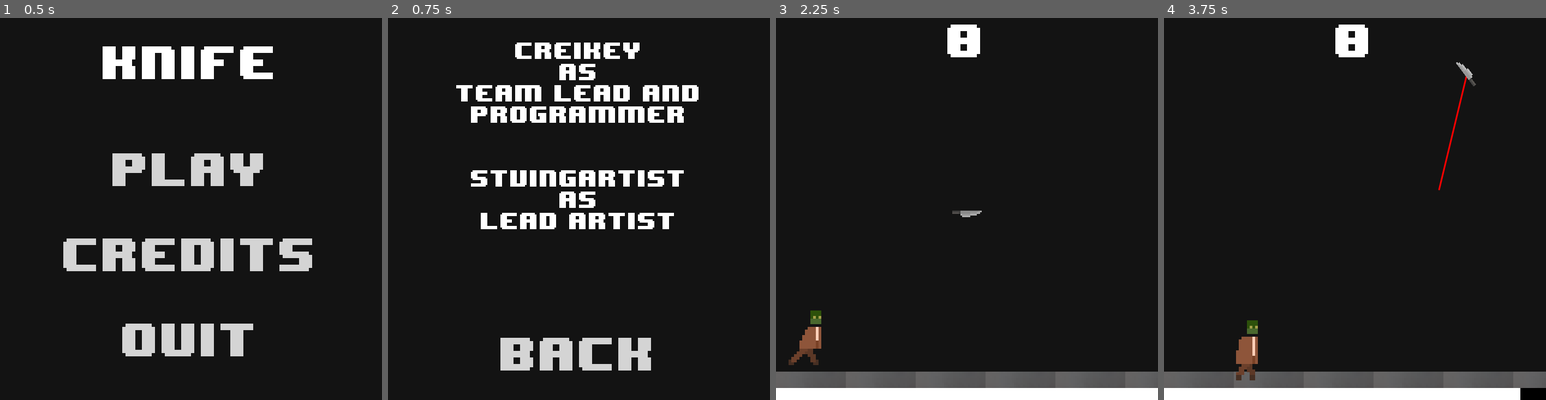
Above: before the commit, frames 1-4 (left to right).
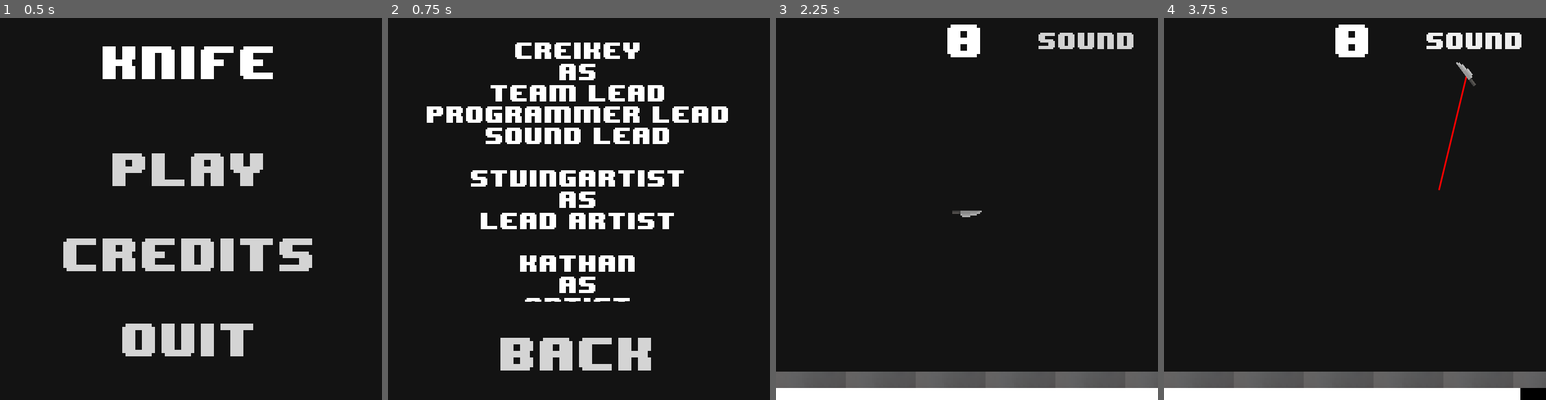
Above: after the commit, the same moments.

Repository: ljhs-games/week-74
Game: Godot game, scene res://scenes/TitleScreen.tscn
Same seed, same stepped clock (60 frames per second), same inputs: the game is played once before the commit and once after it.
Inputs (mouse positions are in pixels of both pictures, inside the frame that each line leads up to):
- Up to frame 1 (0.5 s): no input
- Up to frame 2 (0.75 s): click "Credits" at 0.5 s
- Up to frame 3 (2.25 s): click "Back" at 1.25 s; click "Play" at 2 s
- Up to frame 4 (3.75 s): click (1477, 40) at 2.75 s, where only the run after the commit has a clickable "Sound"; move the mouse to (1439, 189) at 3.52 s; click (1439, 189) at 3.6 s

Frame 1 is identical in both runs. In frame 2, 6.2% of the frame differs, in the area x 10-89%, y 17-75%; in frame 3, 1.3%; in frame 4, 1.4%.

Commit message:
Add sound, fix bugs, improve knife physics

Diff:
--- a/src/GameState.gd
+++ b/src/GameState.gd
@@ -17,11 +17,10 @@
 
 func _set_score(new_score):
 	score = new_score
-	print("scored: ", new_score)
+	#print("scored: ", new_score)
 	emit_signal("scored", new_score)
 
 func _set_dead(new_dead):
 	dead = new_dead
 	if new_dead == true:
-		print("dead!")
 		emit_signal("dead")
--- a/src/nodes/credits-text/CreditsText.gd
+++ b/src/nodes/credits-text/CreditsText.gd
@@ -7,12 +7,23 @@
 var credits = """
 creikey
 as
-Team Lead and Programmer
-
+Team Lead, Programmer Lead, Sound Lead
 
 Stving_artist
 as
 Lead Artist
+
+Kathan
+as
+Artist
+
+Agoldberg
+as
+Programmer
+
+Michael
+as
+Left the Club
 """
 
 func _ready():
--- a/src/nodes/escape-listener/EscapeListener.gd
+++ b/src/nodes/escape-listener/EscapeListener.gd
@@ -10,8 +10,10 @@
 
 func _input(event):
 	if event.is_action_pressed("leave"):
+		print("leaving")
 		set_process(true)
 	elif event.is_action_released("leave"):
+		print("stopping leaving")
 		set_process(false)
 		leave_counter = 0.0
 		modulate.a = 0.0
--- a/src/nodes/player/Player.gd
+++ b/src/nodes/player/Player.gd
@@ -28,7 +28,7 @@
 	$RotationTween.start()
 
 func _on_Knife_body_entered(body):
-	if cutting and body.is_in_group("zombie"):
+	if body.is_in_group("zombie"):
 		body.stab((target_pos - $Knife.global_position).normalized())
 
 func _on_SwipeTween_tween_completed(object, key):
--- a/src/nodes/score-counter/ScoreCounter.gd
+++ b/src/nodes/score-counter/ScoreCounter.gd
@@ -2,6 +2,7 @@
 
 func _ready():
 	GameState.connect("scored", self, "_on_ScoreCounter_scored")
+	_on_ScoreCounter_scored(GameState.score)
 
 func _on_ScoreCounter_scored(new_score):
 	text = str(new_score)
--- /dev/null
+++ b/src/nodes/sound-toggle/SoundToggle.gd
@@ -0,0 +1,5 @@
+extends Button
+
+func _on_SoundToggle_pressed():
+	print("pressed")
+	AudioServer.set_bus_mute(0, !AudioServer.is_bus_mute(0))
--- /dev/null
+++ b/src/nodes/sound-toggle/SoundToggle.tscn
@@ -0,0 +1,76 @@
+[gd_scene load_steps=8 format=2]
+
+[ext_resource path="res://assets/main-font/Medium.tres" type="DynamicFont" id=1]
+[ext_resource path="res://nodes/sound-toggle/SoundToggle.gd" type="Script" id=2]
+
+[sub_resource type="StyleBoxEmpty" id=1]
+
+content_margin_left = -1.0
+content_margin_right = -1.0
+content_margin_top = -1.0
+content_margin_bottom = -1.0
+
+[sub_resource type="StyleBoxEmpty" id=2]
+
+content_margin_left = -1.0
+content_margin_right = -1.0
+content_margin_top = -1.0
+content_margin_bottom = -1.0
+
+[sub_resource type="StyleBoxEmpty" id=3]
+
+content_margin_left = -1.0
+content_margin_right = -1.0
+content_margin_top = -1.0
+content_margin_bottom = -1.0
+
+[sub_resource type="StyleBoxEmpty" id=4]
+
+content_margin_left = -1.0
+content_margin_right = -1.0
+content_margin_top = -1.0
+content_margin_bottom = -1.0
+
+[sub_resource type="StyleBoxEmpty" id=5]
+
+content_margin_left = -1.0
+content_margin_right = -1.0
+content_margin_top = -1.0
+content_margin_bottom = -1.0
+
+[node name="SoundToggle" type="Button"]
+
+anchor_left = 1.0
+anchor_top = 0.0
+anchor_right = 1.0
+anchor_bottom = 0.0
+margin_left = -257.0
+margin_bottom = 79.0
+rect_pivot_offset = Vector2( 0, 0 )
+rect_clip_content = false
+focus_mode = 2
+mouse_filter = 0
+mouse_default_cursor_shape = 0
+size_flags_horizontal = 1
+size_flags_vertical = 1
+custom_styles/hover = SubResource( 1 )
+custom_styles/pressed = SubResource( 2 )
+custom_styles/focus = SubResource( 3 )
+custom_styles/disabled = SubResource( 4 )
+custom_styles/normal = SubResource( 5 )
+custom_fonts/font = ExtResource( 1 )
+custom_colors/font_color_disabled = Color( 0.226562, 0.226562, 0.226562, 1 )
+custom_colors/font_color = Color( 0.824219, 0.824219, 0.824219, 1 )
+custom_colors/font_color_hover = Color( 1, 1, 1, 1 )
+custom_colors/font_color_pressed = Color( 0.15625, 0.15625, 0.15625, 1 )
+toggle_mode = false
+enabled_focus_mode = 2
+shortcut = null
+group = null
+text = "Sound"
+flat = false
+align = 1
+script = ExtResource( 2 )
+_sections_unfolded = [ "custom_colors", "custom_fonts", "custom_styles" ]
+
+[connection signal="pressed" from="." to="." method="_on_SoundToggle_pressed"]
--- a/src/nodes/time-counter/TimeCounter.gd
+++ b/src/nodes/time-counter/TimeCounter.gd
@@ -1,9 +1,19 @@
 extends ProgressBar
 
 func _ready():
+	GameState.score = 0
+	GameState.time_left = GameState.max_time
 	min_value = 0.0
 	max_value = GameState.max_time
+	GameState.connect("game_over", self, "_on_GameState_game_over")
+	GameState.connect("dead", self, "_on_GameState_dead")
 	set_process(true)
+
+func _on_GameState_game_over():
+	get_tree().change_scene("res://scenes/Score.tscn")
+
+func _on_GameState_dead():
+	get_tree().change_scene("res://scenes/Dead.tscn")
 
 func _process(delta):
 	GameState.time_left -= delta
--- /dev/null
+++ b/src/nodes/zombie-spawner/ZombieSpawner.gd
@@ -0,0 +1,27 @@
+extends Node2D
+
+const zombie_pack = preload("res://nodes/zombie/Zombie.tscn")
+const spawn_times = Vector2(1.5, 4.0)
+
+var cur_spawn_time = spawn_times.y
+var spawn_counter = 0.0
+
+func _ready():
+	set_process(true)
+
+func _process(delta):
+	spawn_counter += delta
+	if spawn_counter > cur_spawn_time:
+		spawn_zombie()
+		reset_spawntime()
+
+func spawn_zombie():
+	var cur_zombie = zombie_pack.instance()
+	add_child(cur_zombie)
+	cur_zombie.global_position = Vector2(rand_range(50, 650), -200)
+	if cur_zombie.global_position.x > 350:
+		cur_zombie.flip_h = true
+
+func reset_spawntime():
+	spawn_counter = 0.0
+	cur_spawn_time = rand_range(spawn_times.x, spawn_times.y)
--- /dev/null
+++ b/src/nodes/zombie-spawner/ZombieSpawner.tscn
@@ -0,0 +1,7 @@
+[gd_scene load_steps=2 format=2]
+
+[ext_resource path="res://nodes/zombie-spawner/ZombieSpawner.gd" type="Script" id=1]
+
+[node name="ZombieSpawner" type="Node2D"]
+
+script = ExtResource( 1 )
--- a/src/nodes/zombie/Zombie.gd
+++ b/src/nodes/zombie/Zombie.gd
@@ -3,8 +3,8 @@
 
 export var flip_h = false setget _set_flip_h
 const walk_timer = Vector2(1.0, 3.0)
-const walk_impulse = 300.0
-const stab_impulse = 500.0
+const walk_impulse = 150.0
+const stab_impulse = 400.0
 const fade_time = 0.5
 const pain_times = Vector2(0.2, 0.2)
 const max_health = 3
@@ -30,7 +30,7 @@
 		apply_impulse(Vector2(), Vector2((int(flip_h)*-2 + 1)*walk_impulse, 0))
 
 func _on_VisibilityNotifier2D_screen_exited():
-	GameState.score += 1
+	get_node("/root/GameState").score += 1
 	queue_free()
 
 func die():
@@ -49,11 +49,11 @@
 		die()
 	else:
 		show_pain()
-	print("Stabbed: ", in_dir)
-	apply_impulse(Vector2(), Vector2(in_dir.x*stab_impulse, 0))
+	#apply_impulse(Vector2(), Vector2(in_dir.x*stab_impulse, 0))
+	apply_impulse(Vector2(), in_dir*stab_impulse)
 
 func _on_FadeTween_tween_completed(object, key):
-	GameState.score += max_health
+	get_node("/root/GameState").score += max_health
 	queue_free()
 
 func _on_PainTween_tween_completed(object, key):
--- a/src/nodes/zombie/Zombie.tscn
+++ b/src/nodes/zombie/Zombie.tscn
@@ -47,13 +47,14 @@
 __meta__ = {
 "_edit_group_": true
 }
+flip_h = false
 
 [node name="AnimatedSprite" type="AnimatedSprite" parent="." index="0"]
 
 scale = Vector2( 5, 5 )
 frames = SubResource( 1 )
 animation = "default"
-frame = 5
+frame = 4
 playing = true
 flip_h = true
 _sections_unfolded = [ "Transform" ]
--- a/src/project.godot
+++ b/src/project.godot
@@ -49,11 +49,8 @@
 
 [input]
 
-leave=[ Object(InputEventKey,"resource_local_to_scene":false,"resource_name":"","device":0,"alt":false,"shift":false,"control":false,"meta":false,"command":false,"pressed":false,"scancode":16777217,"unicode":0,"echo":false,"script":null)
-, Object(InputEventJoypadButton,"resource_local_to_scene":false,"resource_name":"","device":0,"button_index":10,"pressure":0.0,"pressed":false,"script":null)
- ]
-fire=[ Object(InputEventMouseButton,"resource_local_to_scene":false,"resource_name":"","device":0,"alt":false,"shift":false,"control":false,"meta":false,"command":false,"button_mask":0,"position":Vector2( 0, 0 ),"global_position":Vector2( 0, 0 ),"factor":1.0,"button_index":1,"pressed":false,"doubleclick":false,"script":null)
-, Object(InputEventJoypadButton,"resource_local_to_scene":false,"resource_name":"","device":0,"button_index":0,"pressure":0.0,"pressed":false,"script":null)
+leave=[ Object(InputEventJoypadButton,"resource_local_to_scene":false,"resource_name":"","device":0,"button_index":10,"pressure":0.0,"pressed":false,"script":null)
+, Object(InputEventKey,"resource_local_to_scene":false,"resource_name":"","device":0,"alt":false,"shift":false,"control":false,"meta":false,"command":false,"pressed":false,"scancode":16777217,"unicode":0,"echo":false,"script":null)
  ]
 g_up=[ Object(InputEventKey,"resource_local_to_scene":false,"resource_name":"","device":0,"alt":false,"shift":false,"control":false,"meta":false,"command":false,"pressed":false,"scancode":87,"unicode":0,"echo":false,"script":null)
 , Object(InputEventKey,"resource_local_to_scene":false,"resource_name":"","device":0,"alt":false,"shift":false,"control":false,"meta":false,"command":false,"pressed":false,"scancode":16777232,"unicode":0,"echo":false,"script":null)
--- /dev/null
+++ b/src/scenes/Dead.tscn
@@ -0,0 +1,100 @@
+[gd_scene load_steps=4 format=2]
+
+[ext_resource path="res://assets/main-font/Big.tres" type="DynamicFont" id=1]
+[ext_resource path="res://nodes/travel-button/TravelButton.tscn" type="PackedScene" id=2]
+[ext_resource path="res://nodes/quit-button/QuitButton.tscn" type="PackedScene" id=3]
+
+[node name="TitleScreen" type="Node2D"]
+
+[node name="CanvasLayer" type="CanvasLayer" parent="." index="0"]
+
+layer = 1
+offset = Vector2( 0, 0 )
+rotation = 0.0
+scale = Vector2( 1, 1 )
+transform = Transform2D( 1, 0, 0, 1, 0, 0 )
+
+[node name="MarginContainer" type="MarginContainer" parent="CanvasLayer" index="0"]
+
+anchor_left = 0.0
+anchor_top = 0.0
+anchor_right = 1.0
+anchor_bottom = 1.0
+rect_pivot_offset = Vector2( 0, 0 )
+rect_clip_content = false
+mouse_filter = 0
+mouse_default_cursor_shape = 0
+size_flags_horizontal = 1
+size_flags_vertical = 1
+_sections_unfolded = [ "Anchor", "Margin" ]
+
+[node name="VBoxContainer" type="VBoxContainer" parent="CanvasLayer/MarginContainer" index="0"]
+
+anchor_left = 0.0
+anchor_top = 0.0
+anchor_right = 0.0
+anchor_bottom = 0.0
+margin_left = 8.0
+margin_right = 700.0
+margin_bottom = 700.0
+rect_pivot_offset = Vector2( 0, 0 )
+rect_clip_content = false
+mouse_filter = 1
+mouse_default_cursor_shape = 0
+size_flags_horizontal = 1
+size_flags_vertical = 1
+alignment = 0
+_sections_unfolded = [ "Anchor", "Rect" ]
+
+[node name="Label" type="Label" parent="CanvasLayer/MarginContainer/VBoxContainer" index="0"]
+
+anchor_left = 0.0
+anchor_top = 0.0
+anchor_right = 0.0
+anchor_bottom = 0.0
+margin_right = 692.0
+margin_bottom = 172.0
+rect_pivot_offset = Vector2( 0, 0 )
+rect_clip_content = false
+mouse_filter = 2
+mouse_default_cursor_shape = 0
+size_flags_horizontal = 3
+size_flags_vertical = 3
+custom_fonts/font = ExtResource( 1 )
+text = "Stood Too Still"
+align = 1
+autowrap = true
+percent_visible = 1.0
+lines_skipped = 0
+max_lines_visible = -1
+_sections_unfolded = [ "Size Flags", "Theme", "custom_fonts" ]
+
+[node name="TravelButton" parent="CanvasLayer/MarginContainer/VBoxContainer" index="1" instance=ExtResource( 2 )]
+
+margin_top = 176.0
+margin_right = 692.0
+margin_bottom = 348.0
+size_flags_horizontal = 3
+size_flags_vertical = 3
+custom_fonts/font = ExtResource( 1 )
+text = "Try Again"
+_sections_unfolded = [ "Size Flags", "Theme", "custom_fonts" ]
+target_scene = "res://scenes/Game.tscn"
+
+[node name="TravelButton2" parent="CanvasLayer/MarginContainer/VBoxContainer" index="2" instance=ExtResource( 2 )]
+
+margin_top = 352.0
+margin_right = 692.0
+margin_bottom = 524.0
+size_flags_horizontal = 3
+size_flags_vertical = 3
+custom_fonts/font = ExtResource( 1 )
+text = "Credits"
+_sections_unfolded = [ "Size Flags", "Theme", "custom_fonts" ]
+target_scene = "res://scenes/Credits.tscn"
+
+[node name="QuitButton" parent="CanvasLayer/MarginContainer/VBoxContainer" index="3" instance=ExtResource( 3 )]
+
+margin_top = 528.0
+margin_right = 692.0
+margin_bottom = 700.0
--- a/src/scenes/Game.tscn
+++ b/src/scenes/Game.tscn
@@ -1,11 +1,13 @@
-[gd_scene load_steps=7 format=2]
+[gd_scene load_steps=9 format=2]
 
 [ext_resource path="res://nodes/escape-listener/EscapeListener.tscn" type="PackedScene" id=1]
 [ext_resource path="res://nodes/score-counter/ScoreCounter.tscn" type="PackedScene" id=2]
 [ext_resource path="res://nodes/time-counter/TimeCounter.tscn" type="PackedScene" id=3]
-[ext_resource path="res://nodes/floor/Floor.tscn" type="PackedScene" id=4]
-[ext_resource path="res://nodes/zombie/Zombie.tscn" type="PackedScene" id=5]
-[ext_resource path="res://nodes/player/Player.tscn" type="PackedScene" id=6]
+[ext_resource path="res://nodes/sound-toggle/SoundToggle.tscn" type="PackedScene" id=4]
+[ext_resource path="res://nodes/floor/Floor.tscn" type="PackedScene" id=5]
+[ext_resource path="res://nodes/zombie-spawner/ZombieSpawner.tscn" type="PackedScene" id=6]
+[ext_resource path="res://nodes/player/Player.tscn" type="PackedScene" id=7]
+[ext_resource path="res://assets/knife-theme.ogg" type="AudioStream" id=8]
 
 [node name="Game" type="Node2D" index="0"]
 
@@ -43,14 +45,22 @@
 margin_right = 0.0
 margin_bottom = 0.0
 
-[node name="Floor" parent="." index="1" instance=ExtResource( 4 )]
+[node name="SoundToggle" parent="UI" index="3" instance=ExtResource( 4 )]
+
+[node name="Floor" parent="." index="1" instance=ExtResource( 5 )]
 
 position = Vector2( 0, 650 )
 _sections_unfolded = [ "Transform" ]
 
-[node name="Zombie" parent="." index="2" instance=ExtResource( 5 )]
+[node name="ZombieSpawner" parent="." index="2" instance=ExtResource( 6 )]
 
-position = Vector2( 57.943, 573.525 )
-_sections_unfolded = [ "Angular", "Applied Forces", "Linear", "Transform" ]
+[node name="Player" parent="." index="3" instance=ExtResource( 7 )]
 
-[node name="Player" parent="." index="3" instance=ExtResource( 6 )]
+[node name="AudioStreamPlayer" type="AudioStreamPlayer" parent="." index="4"]
+
+stream = ExtResource( 8 )
+volume_db = -5.0
+pitch_scale = 1.0
+autoplay = true
+mix_target = 0
+bus = "Master"
--- /dev/null
+++ b/src/scenes/Score.tscn
@@ -0,0 +1,107 @@
+[gd_scene load_steps=5 format=2]
+
+[ext_resource path="res://assets/main-font/Big.tres" type="DynamicFont" id=1]
+[ext_resource path="res://nodes/score-counter/ScoreCounter.tscn" type="PackedScene" id=2]
+[ext_resource path="res://nodes/travel-button/TravelButton.tscn" type="PackedScene" id=3]
+[ext_resource path="res://nodes/quit-button/QuitButton.tscn" type="PackedScene" id=4]
+
+[node name="TitleScreen" type="Node2D"]
+
+[node name="CanvasLayer" type="CanvasLayer" parent="." index="0"]
+
+layer = 1
+offset = Vector2( 0, 0 )
+rotation = 0.0
+scale = Vector2( 1, 1 )
+transform = Transform2D( 1, 0, 0, 1, 0, 0 )
+
+[node name="MarginContainer" type="MarginContainer" parent="CanvasLayer" index="0"]
+
+anchor_left = 0.0
+anchor_top = 0.0
+anchor_right = 1.0
+anchor_bottom = 1.0
+rect_pivot_offset = Vector2( 0, 0 )
+rect_clip_content = false
+mouse_filter = 0
+mouse_default_cursor_shape = 0
+size_flags_horizontal = 1
+size_flags_vertical = 1
+_sections_unfolded = [ "Anchor", "Margin" ]
+
+[node name="VBoxContainer" type="VBoxContainer" parent="CanvasLayer/MarginContainer" index="0"]
+
+anchor_left = 0.0
+anchor_top = 0.0
+anchor_right = 0.0
+anchor_bottom = 0.0
+margin_left = 8.0
+margin_right = 700.0
+margin_bottom = 700.0
+rect_pivot_offset = Vector2( 0, 0 )
+rect_clip_content = false
+mouse_filter = 1
+mouse_default_cursor_shape = 0
+size_flags_horizontal = 1
+size_flags_vertical = 1
+alignment = 0
+_sections_unfolded = [ "Anchor", "Rect" ]
+
+[node name="Title" type="Label" parent="CanvasLayer/MarginContainer/VBoxContainer" index="0"]
+
+anchor_left = 0.0
+anchor_top = 0.0
+anchor_right = 0.0
+anchor_bottom = 0.0
+margin_right = 692.0
+margin_bottom = 153.0
+rect_pivot_offset = Vector2( 0, 0 )
+rect_clip_content = false
+mouse_filter = 2
+mouse_default_cursor_shape = 0
+size_flags_horizontal = 3
+size_flags_vertical = 3
+custom_fonts/font = ExtResource( 1 )
+text = "Your Score"
+align = 1
+percent_visible = 1.0
+lines_skipped = 0
+max_lines_visible = -1
+_sections_unfolded = [ "Size Flags", "Theme", "custom_fonts" ]
+
+[node name="ScoreCounter" parent="CanvasLayer/MarginContainer/VBoxContainer" index="1" instance=ExtResource( 2 )]
+
+margin_top = 157.0
+margin_right = 692.0
+margin_bottom = 229.0
+align = 1
+
+[node name="TravelButton" parent="CanvasLayer/MarginContainer/VBoxContainer" index="2" instance=ExtResource( 3 )]
+
+margin_top = 233.0
+margin_right = 692.0
+margin_bottom = 386.0
+size_flags_horizontal = 3
+size_flags_vertical = 3
+custom_fonts/font = ExtResource( 1 )
+text = "Try Again"
+_sections_unfolded = [ "Size Flags", "Theme", "custom_fonts" ]
+target_scene = "res://scenes/Game.tscn"
+
+[node name="TravelButton2" parent="CanvasLayer/MarginContainer/VBoxContainer" index="3" instance=ExtResource( 3 )]
+
+margin_top = 390.0
+margin_right = 692.0
+margin_bottom = 543.0
+size_flags_horizontal = 3
+size_flags_vertical = 3
+custom_fonts/font = ExtResource( 1 )
+text = "Credits"
+_sections_unfolded = [ "Size Flags", "Theme", "custom_fonts" ]
+target_scene = "res://scenes/Credits.tscn"
+
+[node name="QuitButton" parent="CanvasLayer/MarginContainer/VBoxContainer" index="4" instance=ExtResource( 4 )]
+
+margin_top = 547.0
+margin_right = 692.0
+margin_bottom = 700.0
Not shown, added: src/assets/knife-theme.ogg.import
Not shown, added: src/assets/knife-theme.ogg
